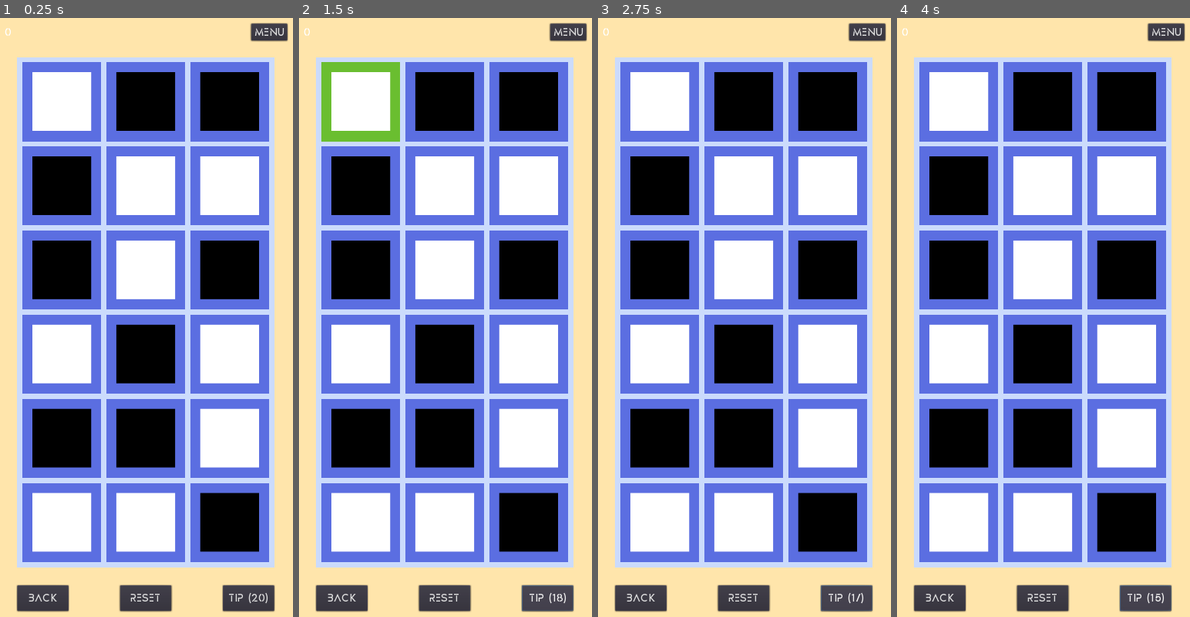
Above: before the commit, frames 1-4 (left to right).
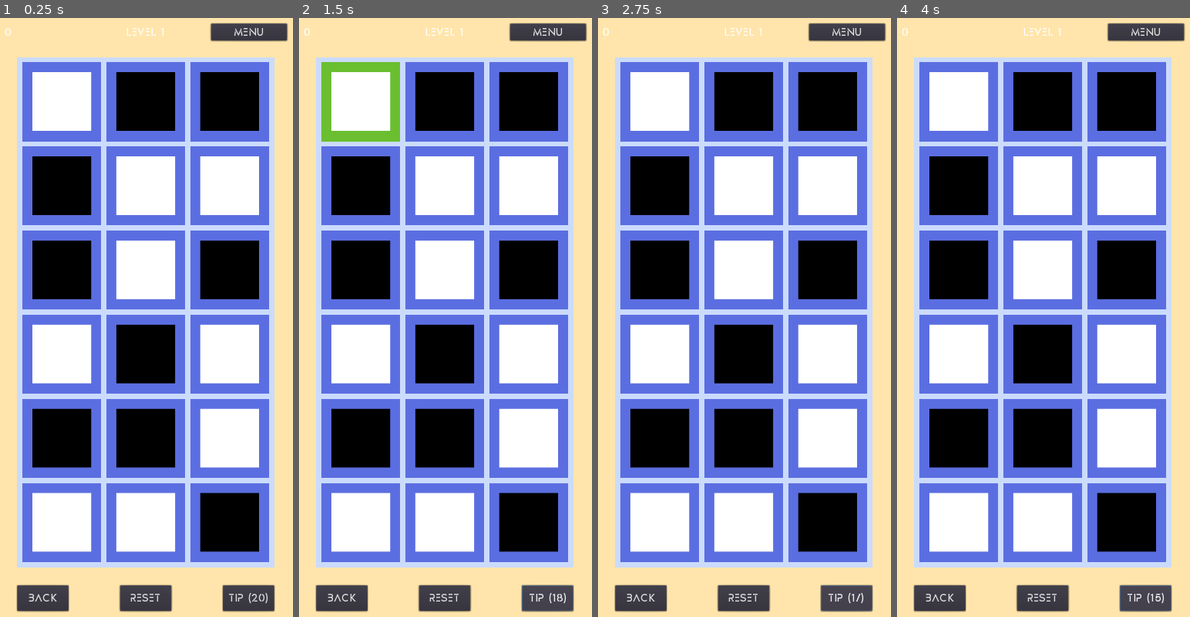
Above: after the commit, the same moments.

Repository: sisipun/SleepyCity
Game: Godot game, scene res://Game/Level/Generated/GeneratedLevel.tscn
The game is run twice, just before and just after one commit, with the same random seed, the same clock (stepped at 60 frames per second) and the same inputs. This scene is started directly instead of the project's main scene.
Inputs:
- Up to frame 1 (0.25 s): no input
- Up to frame 2 (1.5 s): click "Tip (20)" at 0.5 s; click "Tip (19)" at 1.25 s
- Up to frame 3 (2.75 s): click "Tip (18)" at 2 s
- Up to frame 4 (4 s): click "Tip (17)" at 2.75 s; click "Tip (16)" at 3.5 s

The runs differ from the first frame. In frame 1, 0.6% of the frame differs, in the area x 43-99%, y 0-4%; in frame 2, 0.6%; in frame 3, 0.6%; in frame 4, 0.6%.

Commit message:
level number

Diff:
--- a/Game/Level/Generated/GeneratedLevel.gd
+++ b/Game/Level/Generated/GeneratedLevel.gd
@@ -1,4 +1,7 @@
 extends Node
+
+
+signal init(level_number)
 
 
 var _level: Storage.LevelInfo
@@ -11,6 +14,7 @@
 	var width: = min(max(2 * solution_size / 3, 3), 10)
 	_level = generate(width, width * 2, solution_size)
 	$LevelArea.set_level(_level)
+	emit_signal("init", Storage.get_generated_count() + 1)
 
 
 func _on_completed(steps_count: int, took_tip: bool) -> void:
--- a/Game/Level/Generated/GeneratedLevel.tscn
+++ b/Game/Level/Generated/GeneratedLevel.tscn
@@ -12,4 +12,5 @@
 [node name="LevelCompletePopup" parent="InterfaceLayer" index="1"]
 next_scene_path = "res://Game/Level/Generated/GeneratedLevel.tscn"
 menu_path = "res://Game/Menu/MainMenu/MainMenu.tscn"
+[connection signal="init" from="." to="InterfaceLayer/Interface" method="_on_init"]
 [connection signal="completed" from="LevelArea" to="." method="_on_completed"]
--- a/Game/Level/Interface/Interface.gd
+++ b/Game/Level/Interface/Interface.gd
@@ -1,5 +1,6 @@
 extends Control
 
+signal init(level_number)
 signal step_back
 signal reset
 signal tip
@@ -27,3 +28,7 @@
 
 func _on_menu_pressed() -> void:
 	get_tree().change_scene(menu_path)
+
+
+func _on_init(level_number) -> void:
+	emit_signal("init", level_number)
--- a/Game/Level/Interface/Interface.tscn
+++ b/Game/Level/Interface/Interface.tscn
@@ -1,6 +1,7 @@
-[gd_scene load_steps=5 format=2]
+[gd_scene load_steps=6 format=2]
 
 [ext_resource path="res://Assets/Common/default.tres" type="DynamicFont" id=1]
+[ext_resource path="res://Game/Level/Interface/LevelLabel.gd" type="Script" id=2]
 [ext_resource path="res://Game/Level/Interface/Interface.gd" type="Script" id=3]
 [ext_resource path="res://Game/Level/Interface/StepLabel.gd" type="Script" id=4]
 [ext_resource path="res://Game/Level/Interface/TipButton.gd" type="Script" id=5]
@@ -21,8 +22,8 @@
 "_edit_use_anchors_": false
 }
 
-[node name="Labels" type="MarginContainer" parent="Top"]
-margin_right = 474.0
+[node name="LeftLabel" type="MarginContainer" parent="Top"]
+margin_right = 197.0
 margin_bottom = 53.0
 size_flags_horizontal = 3
 custom_constants/margin_right = 25
@@ -30,19 +31,39 @@
 custom_constants/margin_left = 25
 custom_constants/margin_bottom = 10
 
-[node name="StepLabel" type="Label" parent="Top/Labels"]
+[node name="StepLabel" type="Label" parent="Top/LeftLabel"]
 margin_left = 25.0
 margin_top = 13.0
-margin_right = 449.0
+margin_right = 172.0
 margin_bottom = 40.0
 custom_fonts/font = ExtResource( 1 )
 text = "0"
 script = ExtResource( 4 )
 
+[node name="CenterLabels" type="MarginContainer" parent="Top"]
+margin_left = 201.0
+margin_right = 398.0
+margin_bottom = 53.0
+size_flags_horizontal = 3
+custom_constants/margin_right = 25
+custom_constants/margin_top = 10
+custom_constants/margin_left = 25
+custom_constants/margin_bottom = 10
+
+[node name="LevelLabel" type="Label" parent="Top/CenterLabels"]
+margin_left = 25.0
+margin_top = 13.0
+margin_right = 172.0
+margin_bottom = 40.0
+text = "Level 1"
+align = 1
+script = ExtResource( 2 )
+
 [node name="Buttons" type="MarginContainer" parent="Top"]
-margin_left = 478.0
+margin_left = 402.0
 margin_right = 600.0
 margin_bottom = 53.0
+size_flags_horizontal = 3
 custom_constants/margin_right = 25
 custom_constants/margin_top = 10
 custom_constants/margin_left = 25
@@ -51,7 +72,7 @@
 [node name="MenuButton" type="Button" parent="Top/Buttons"]
 margin_left = 25.0
 margin_top = 10.0
-margin_right = 97.0
+margin_right = 173.0
 margin_bottom = 43.0
 text = "Menu"
 
@@ -98,8 +119,9 @@
 __meta__ = {
 "_edit_use_anchors_": false
 }
-[connection signal="reset" from="." to="Top/Labels/StepLabel" method="_on_reset"]
-[connection signal="step" from="." to="Top/Labels/StepLabel" method="_on_step"]
+[connection signal="init" from="." to="Top/CenterLabels/LevelLabel" method="_on_init"]
+[connection signal="reset" from="." to="Top/LeftLabel/StepLabel" method="_on_reset"]
+[connection signal="step" from="." to="Top/LeftLabel/StepLabel" method="_on_step"]
 [connection signal="pressed" from="Top/Buttons/MenuButton" to="." method="_on_menu_pressed"]
 [connection signal="pressed" from="Bottom/Buttons/StepBackButton" to="." method="_on_step_back_pressed"]
 [connection signal="pressed" from="Bottom/Buttons/ResetButton" to="." method="_on_reset_pressed"]
--- /dev/null
+++ b/Game/Level/Interface/LevelLabel.gd
@@ -0,0 +1,5 @@
+extends Label
+
+
+func _on_init(level_number: int) -> void:
+	text = "Level %d" % level_number
--- a/Game/Level/Story/StoryLevel.gd
+++ b/Game/Level/Story/StoryLevel.gd
@@ -1,8 +1,12 @@
 extends Node
+
+
+signal init(level_number)
 
 
 func _ready() -> void:
 	$LevelArea.set_level(Storage.get_current_level())
+	emit_signal("init", Storage.get_current_level_index() + 1)
 
 
 func _on_completed(steps_count: int, took_tip: bool) -> void:
--- a/Game/Level/Story/StoryLevel.tscn
+++ b/Game/Level/Story/StoryLevel.tscn
@@ -12,4 +12,5 @@
 [node name="LevelCompletePopup" parent="InterfaceLayer" index="1"]
 next_scene_path = "res://Game/Level/Story/StoryLevel.tscn"
 menu_path = "res://Game/Menu/ChooseLevel/ChooseLevel.tscn"
+[connection signal="init" from="." to="InterfaceLayer/Interface" method="_on_init"]
 [connection signal="completed" from="LevelArea" to="." method="_on_completed"]
--- a/Game/Storage.gd
+++ b/Game/Storage.gd
@@ -897,6 +897,11 @@
 	return pack.levels[pack.current_level]
 
 
+func get_current_level_index() -> int:
+	var pack: PackInfo = get_current_pack()
+	return pack.current_level
+
+
 func set_current_level(index: int) -> void:
 	var pack: PackInfo = get_current_pack()
 	pack.current_level = index
